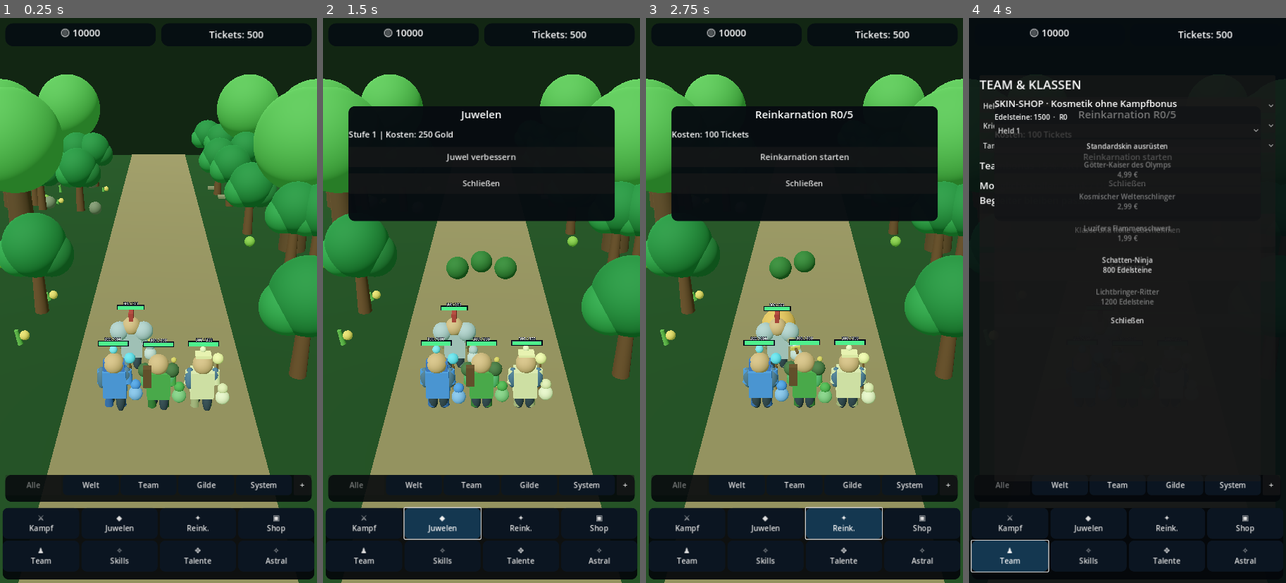
Above: before the commit, frames 1-4 (left to right).
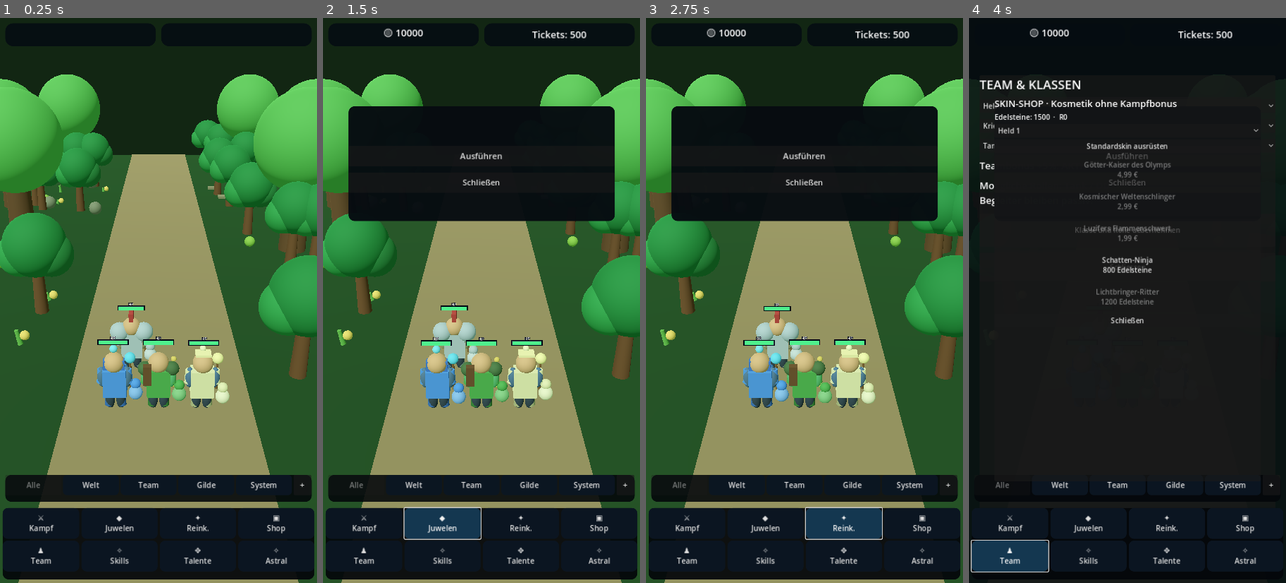
Above: after the commit, the same moments.

Repository: xynewageyx/TitanLegend
Game: Godot game, scene res://scenes/main.tscn
Same seed, same stepped clock (60 frames per second), same inputs: the game is played once before the commit and once after it.
Inputs:
- Up to frame 1 (0.25 s): no input
- Up to frame 2 (1.5 s): click "⚔ Kampf" at 0.5 s; click "◆ Juwelen" at 1.25 s
- Up to frame 3 (2.75 s): click "✦ Reink." at 2 s
- Up to frame 4 (4 s): click "▣ Shop" at 2.75 s; click "♟ Team" at 3.5 s

The runs differ from the first frame. In frame 1, 1.3% of the frame differs, in the area x 19-84%, y 1-70%; in frame 2, 1.3%; in frame 3, 1.4%, in the area x 8-68%, y 16-60%; in frame 4, 0.4%.
Error after the commit: Parse Error: Function "_apply_heal_over_time()" not found in base self. (res://scripts/battle_manager.gd:345)

Commit message:
Make CC cumulative and cast healer HoT from loadouts

Diff:
--- a/scripts/battle_manager.gd
+++ b/scripts/battle_manager.gd
@@ -331,13 +331,19 @@
   _refresh_tank_defense_visuals()
   return
  if choice == 7:
-  boss_cast_ticks = 0
-  boss_next_cast_tick = maxi(boss_next_cast_tick, skill_tick + 5)
-  boss_interrupt_message = "Boss unterbrochen"
-  last_ability = "Unterbrechung"
+  boss_cc_progress += 1
+  last_ability = "Kontrolle %d/%d" % [boss_cc_progress, boss_cc_required]
+  if boss_cc_progress >= boss_cc_required:
+   boss_cast_ticks = 0
+   boss_next_cast_tick = maxi(boss_next_cast_tick, skill_tick + 5)
+   boss_interrupt_message = "Boss unterbrochen"
+   last_ability = "Unterbrechung"
   return
  var skill: Dictionary = TitanSkillSystem.skill_for_role(role, choice)
  last_ability = str(skill.get("name", "Skill"))
+ if role == 2 and choice == 8:
+  _apply_heal_over_time(slot, skill)
+  return
  var healing: float = float(skill.get("heal", 0.0))
  if role == 2 and healing > 0.0:
   _heal_heroes(maxi(1, roundi(float(team_max_hp) * healing)), bool(skill.get("aoe", false)))
@@ -373,7 +379,8 @@
 func set_skill_loadout(hero: int, skill_slot: int, ability: int) -> void:
  if hero < 0 or hero >= 4 or skill_slot < 0 or skill_slot >= 4:
   return
- skill_loadouts[hero][skill_slot] = clampi(ability, 0, 9 if team_formation != null and int(team_formation.role_ids[hero]) == 0 else 7)
+ var active_role: int = int(team_formation.role_ids[hero]) if team_formation != null else 1
+ skill_loadouts[hero][skill_slot] = clampi(ability, 0, 9 if active_role == 0 else (8 if active_role == 2 else 7))
  # New equipment always starts its rotation at skill position 1.
  next_skill_slot[hero] = 0
  skill_hit_charge[hero] = 0
